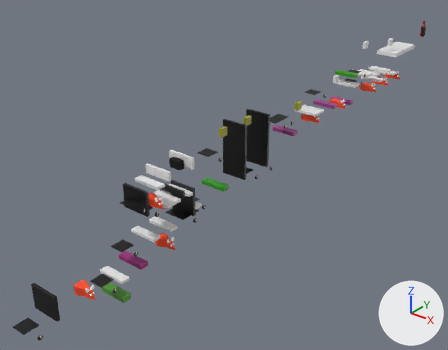
The Blender file scenes/Level1-4.blend as it was, and as the next commit left it.
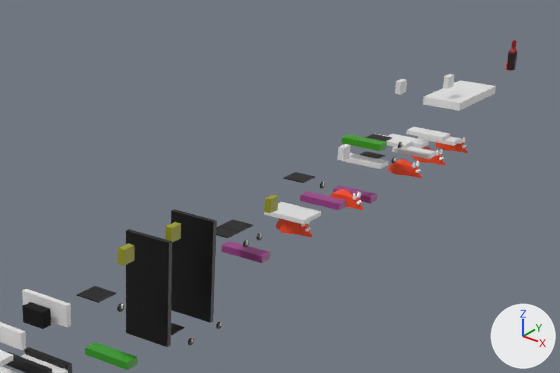
Each version appears first whole from a 50 mm camera at (393.0, -128.0, 360.0) aimed at (-48.0, 422.0, 19.0), and next in a close-up on the part from 35% to 100% of the width and 0% to 55% of the height. The axes (+X, +Y, +Z) are drawn at lower right. The lights are the same throughout. The first two pictures are the older version. Objects named as collision shapes, trigger or cutter boxes, shadow casters or lower levels of detail are left out.

The first close-up shows 'BounceStrong_2', 'BounceStrong_3', 'BounceWeak_2', 'BounceWeak_3', 'GrapplingCracker_1', 'GrapplingCracker_2', 'GrapplingCracker_3', 'GrapplingCracker_4', 'GrapplingCracker_5', 'GrapplingCracker_6', 'Grate_12', 'Grate_13', 'Grate_14', 'Grate_15', 'Grate_17', 'Grate_18', 'Grate_8', 'Rat_4' and 25 more.
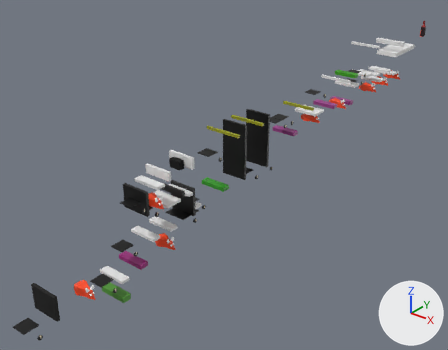
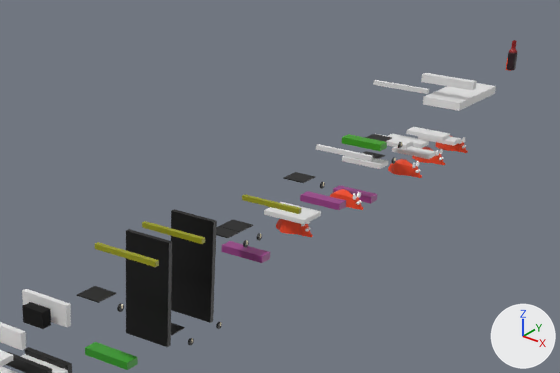
The change, as JSON lines over the scene's bpy script:
```json
{"op": "set", "path": "ob_grapplingcracker_6.scale", "old": "(2.18, 4.68, 4.68)", "new": "(21.8, 1.56, 1.56)"}
{"op": "set", "path": "ob_grapplingcracker_5.scale", "old": "(2.18, 4.68, 4.68)", "new": "(21.8, 3.12, 3.12)"}
{"op": "set", "path": "ob_grapplingcracker_4.scale", "old": "(2.18, 4.68, 4.68)", "new": "(21.8, 1.56, 1.56)"}
{"op": "set", "path": "ob_grapplingcracker_3.scale", "old": "(2.18, 4.68, 4.68)", "new": "(21.8, 1.56, 1.56)"}
{"op": "set", "path": "ob_grapplingcracker_2.scale", "old": "(2.18, 4.68, 4.68)", "new": "(21.8, 1.56, 1.56)"}
{"op": "set", "path": "ob_grapplingcracker_1.scale", "old": "(2.18, 4.68, 4.68)", "new": "(21.8, 1.56, 1.56)"}
```

Location of each change, (x1, y1, x2, y2) in pixels of the close-ups (560 x 373 px):
```json
{"object": "GrapplingCracker_1", "change": "rescaled", "before": [118, 243, 134, 265], "after": [95, 242, 159, 267], "on screen": "282% wider, 13% taller"}
{"object": "GrapplingCracker_2", "change": "rescaled", "before": [165, 222, 181, 242], "after": [142, 221, 205, 244], "on screen": "276% wider, 14% taller"}
{"object": "GrapplingCracker_5", "change": "rescaled", "before": [443, 74, 454, 89], "after": [421, 73, 477, 90], "on screen": "375% wider, 12% taller"}
{"object": "GrapplingCracker_3", "change": "rescaled", "before": [264, 195, 278, 213], "after": [242, 194, 301, 214], "on screen": "300% wider, 11% taller"}
{"object": "GrapplingCracker_4", "change": "rescaled", "before": [337, 144, 351, 161], "after": [316, 144, 373, 161]}
{"object": "GrapplingCracker_6", "change": "rescaled", "before": [395, 79, 407, 95], "after": [373, 80, 429, 94], "on screen": "338% wider, 12% shorter"}
```
